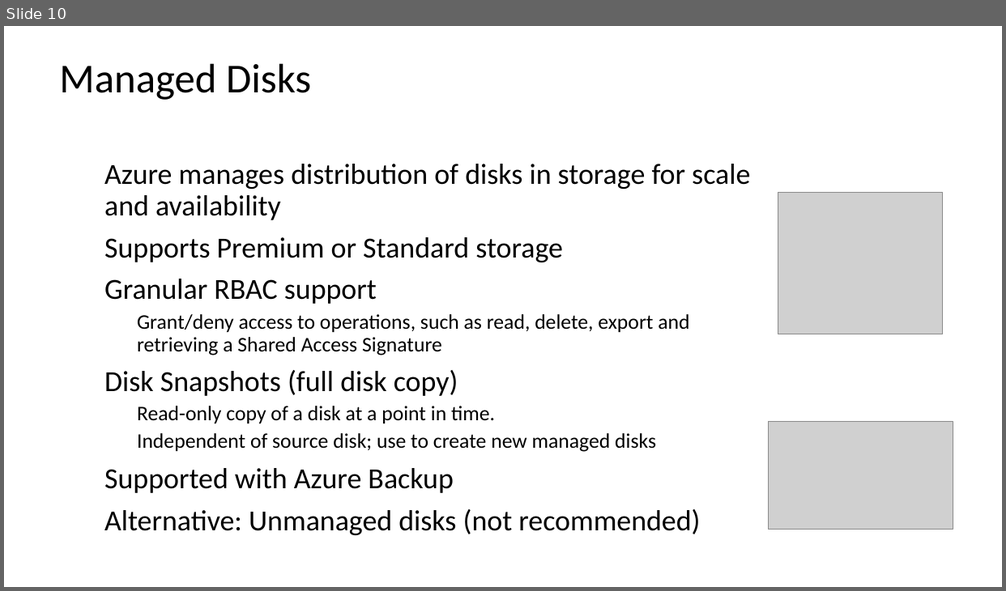
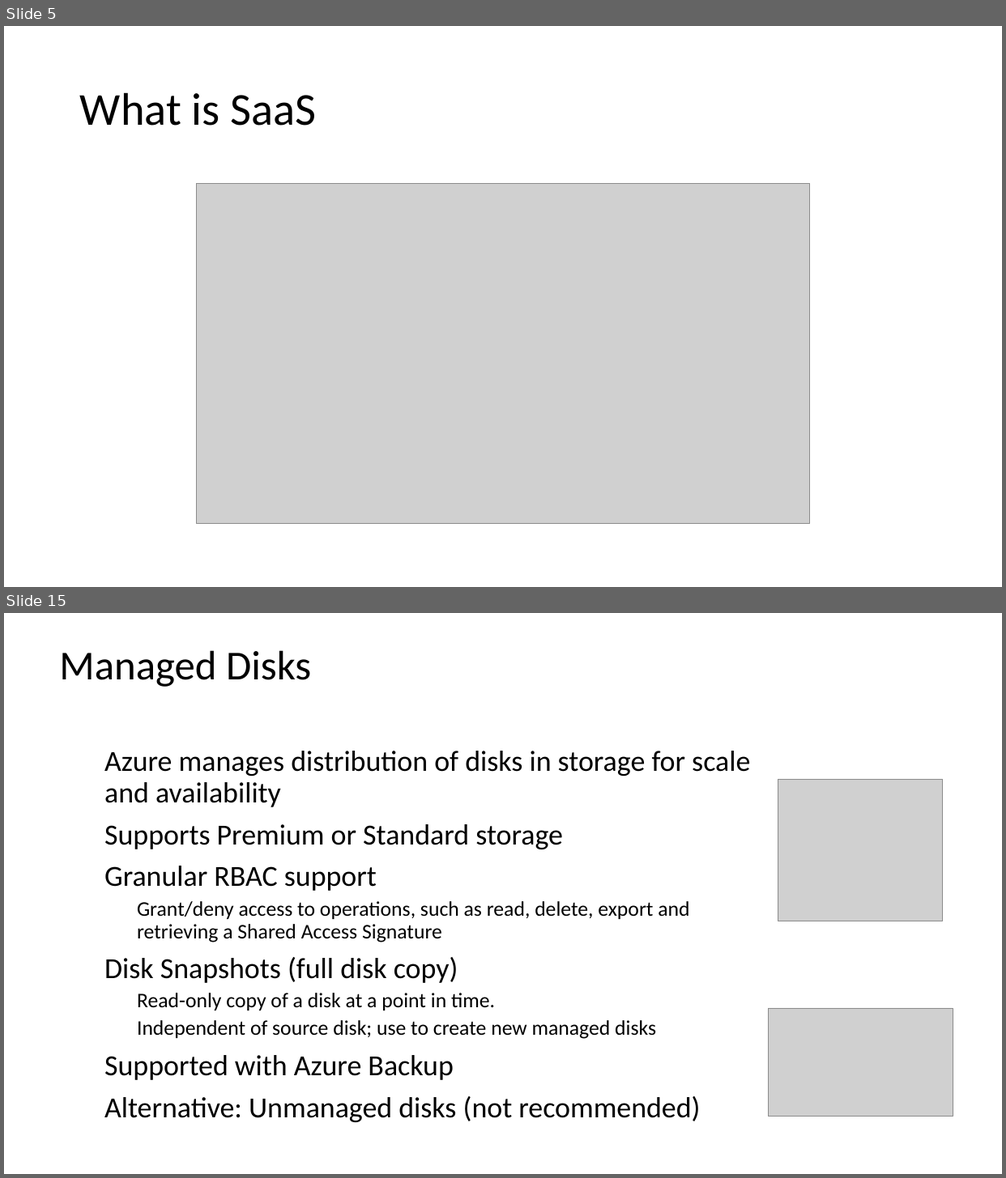
Before and after one commit to warrendt/cloudfridays, a slide deck: content/Azure Fundamentals/1. Understand cloud concepts/2. The differences between Iaas, Paas and Saas.pptx. Shown one above the other, each under a label of ours: slide 10 before the commit, slides 5 and 15 after it; the slides between them are not shown. The pictures are 1006x591 and 1006x1178 pixels, drawn with LibreOffice and Linux fonts; fonts in the diff are those of the drawing; grey boxes stand for pictures; background and template pictures are left out. Boxes give left, top, right and bottom in pixels: in the first picture for what was removed or moved away, otherwise in the second. Text is boxed around its words. In the diff, an @@ line names an element or a change of style, - is before the commit and + after.

```diff
--- a/content/Azure Fundamentals/1. Understand cloud concepts/2. The differences between Iaas, Paas and Saas.pptx
+++ b/content/Azure Fundamentals/1. Understand cloud concepts/2. The differences between Iaas, Paas and Saas.pptx
@@ slide 5 added at bbox=[4, 26, 1002, 587], background #FFFFFF @@
@@ title added at bbox=[80, 92, 317, 126], 44 pt, text #000000 @@
+What is SaaS
@@ picture added at bbox=[197, 183, 810, 524] @@
@@ what was slide 10 is now slide 15 @@
```
Also in this commit, not shown: 13 slides changed, 6 other slides added, 2 slides removed.
